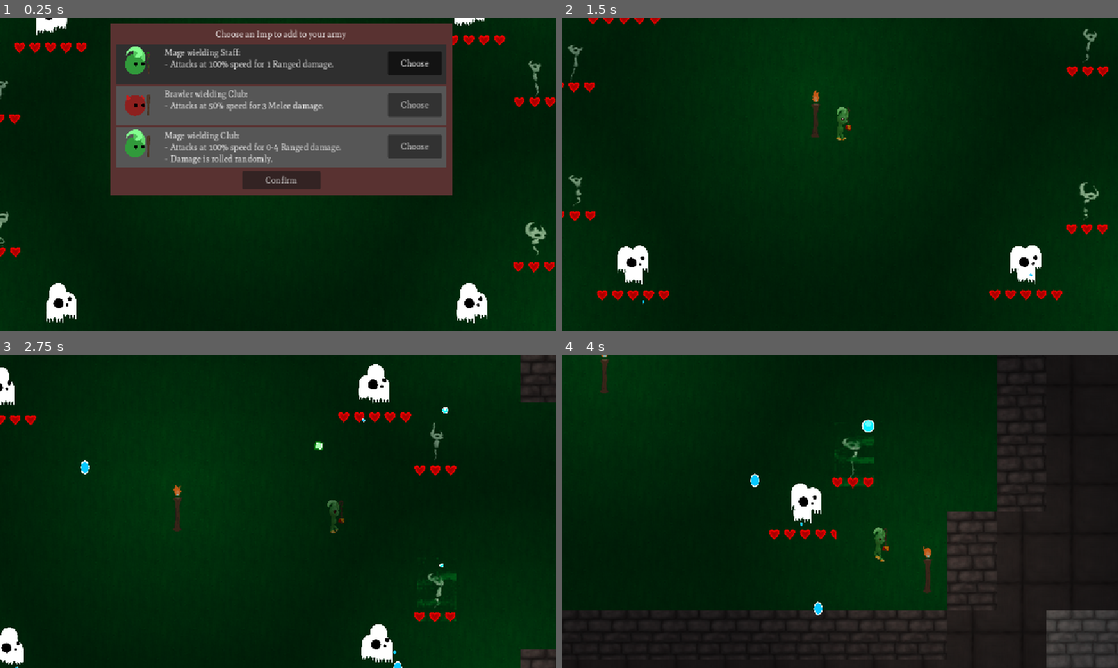
Above: before the commit, frames 1-4 (two rows, left to right).
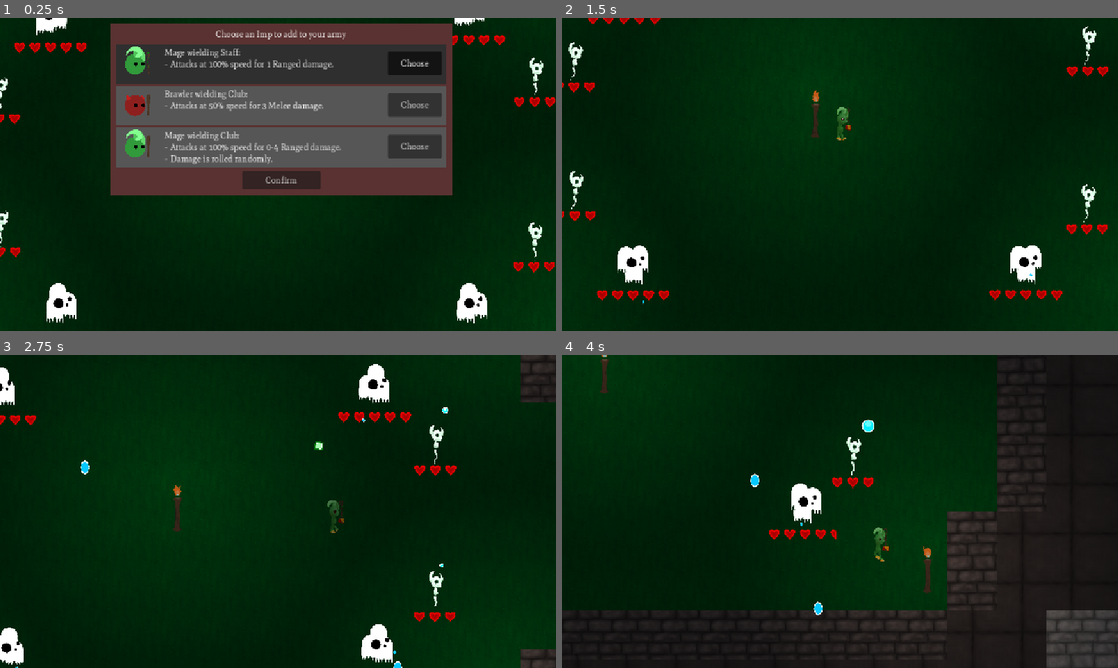
Above: after the commit, the same moments.

Repository: HoneyPony/impish-descent-future
Game: Godot game, scene res://levels/level4.tscn
Same seed, same stepped clock (60 frames per second), same inputs: the game is played once before the commit and once after it. This scene is started directly instead of the project's main scene.
Inputs (mouse positions are in pixels of both pictures, inside the frame that each line leads up to):
- Up to frame 1 (0.25 s): no input
- Up to frame 2 (1.5 s): click "Confirm" at 0.5 s; click "Confirm" at 1.25 s
- Up to frame 3 (2.75 s): move the mouse to (278, 439) at 2.02 s; press the mouse at (278, 439) at 2.03 s; hold D (player_right) from 2.03 s (still down)
- Up to frame 4 (4 s): move the mouse to (728, 527) at 2.77 s; release D (player_right) at 2.78 s; release the mouse at (728, 527) at 2.78 s; hold S (player_down) 2.78-3.53 s; click (728, 527) at 2.85 s; move the mouse to (895, 442) at 3.52 s; press the mouse at (895, 442) at 3.53 s; hold D (player_right) from 3.53 s (still down)

The runs differ from the first frame. In frame 1, 0.4% of the frame differs, in the area x 0-99%, y 12-78%; in frame 2, 0.5%, in the area x 1-97%, y 2-66%; in frame 3, 0.3%; in frame 4, 0.3%.

Commit message:
Fix ghost animation (use only 1 polygon)

Diff:
--- a/enemies/ghost_material.tres
+++ b/enemies/ghost_material.tres
@@ -11,8 +11,6 @@
 uniform float uv_into_noise = 0.3;
 uniform float noise_amount = 0.2;
 
-uniform sampler2D input_tex: hint_screen_texture;
-
 varying vec4 vertex_color;
 
 void vertex() {
@@ -21,16 +19,16 @@
 
 
 void fragment() {
-	vec2 INPUT_UV = SCREEN_UV;
+	vec2 INPUT_UV = UV;
 
 	vec2 uv = INPUT_UV;
 	float uv_wiggle_scale = uv_into_noise + sin(TIME) * 0.05;
-	vec2 n_uv = INPUT_UV * (SCREEN_PIXEL_SIZE * 400.0) * uv_wiggle_scale + vec2(TIME * 0.03, TIME * 0.05);
+	vec2 n_uv = INPUT_UV * uv_wiggle_scale + vec2(TIME * 0.03, TIME * 0.05);
 	n_uv = mod(n_uv, vec2(1.0));
 	vec2 n = textureLod(noise, n_uv, 0.0).xy;
-	uv += (n - 0.5) * noise_amount * (SCREEN_PIXEL_SIZE * 400.0);
+	uv += (n - 0.5) * noise_amount;
 
-	COLOR = texture(input_tex, uv) * vertex_color;
+	COLOR = texture(TEXTURE, uv) * vertex_color;
 
 	//COLOR.rgb = vec3(n.x);
 	//COLOR.a = 1.0;
--- a/enemies/simple_ghost.gd
+++ b/enemies/simple_ghost.gd
@@ -3,6 +3,10 @@
 var fire_timer = 2.3
 
 @export var big = false
+
+# TODO: Make this cleaner. Maybe just move the animation back
+# into the scene?
+@onready var hit_player = get_node_or_null("SimpleGhostAnim/HitAnim")
 
 func _ready():
 	init_ghost_base()
@@ -10,9 +14,9 @@
 	fire_timer = randf_range(0, 2.3)
 
 func on_hit(body):
-	if %AnimationPlayer:
-		%AnimationPlayer.stop()
-		%AnimationPlayer.play("hit")
+	if hit_player:
+		hit_player.stop()
+		hit_player.play("hit")
 
 func handle_simple_projectile(delta):
 	#if current_projectile != null:
--- a/enemies/simple_ghost.tscn
+++ b/enemies/simple_ghost.tscn
@@ -1,70 +1,9 @@
-[gd_scene load_steps=10 format=3 uid="uid://rl585tjhmod7"]
+[gd_scene load_steps=7 format=3 uid="uid://rl585tjhmod7"]
 
 [ext_resource type="Script" uid="uid://ysaxhowl7k7j" path="res://enemies/simple_ghost.gd" id="1_n6c1y"]
 [ext_resource type="PackedScene" uid="uid://btrafneliekux" path="res://enemies/simple_ghost_anim.tscn" id="2_q0ajj"]
 [ext_resource type="Material" uid="uid://bvrrm708icif1" path="res://enemies/ghost_material.tres" id="2_v5knm"]
 [ext_resource type="PackedScene" uid="uid://c28o3vm70ky5b" path="res://health/health.tscn" id="3_kq0l4"]
-
-[sub_resource type="Animation" id="Animation_v5knm"]
-length = 0.001
-tracks/0/type = "value"
-tracks/0/imported = false
-tracks/0/enabled = true
-tracks/0/path = NodePath("Apperance:material:shader_parameter/noise_amount")
-tracks/0/interp = 1
-tracks/0/loop_wrap = true
-tracks/0/keys = {
-"times": PackedFloat32Array(0),
-"transitions": PackedFloat32Array(1),
-"update": 0,
-"values": [0.065]
-}
-tracks/1/type = "value"
-tracks/1/imported = false
-tracks/1/enabled = true
-tracks/1/path = NodePath("Apperance:modulate")
-tracks/1/interp = 1
-tracks/1/loop_wrap = true
-tracks/1/keys = {
-"times": PackedFloat32Array(0),
-"transitions": PackedFloat32Array(1),
-"update": 0,
-"values": [Color(1, 1, 1, 1)]
-}
-
-[sub_resource type="Animation" id="Animation_q0ajj"]
-resource_name = "hit"
-length = 0.2
-tracks/0/type = "value"
-tracks/0/imported = false
-tracks/0/enabled = true
-tracks/0/path = NodePath("Apperance:material:shader_parameter/noise_amount")
-tracks/0/interp = 2
-tracks/0/loop_wrap = true
-tracks/0/keys = {
-"times": PackedFloat32Array(0, 0.2),
-"transitions": PackedFloat32Array(1, 1),
-"update": 0,
-"values": [2.0, 0.065]
-}
-tracks/1/type = "value"
-tracks/1/imported = false
-tracks/1/enabled = true
-tracks/1/path = NodePath("Apperance:modulate")
-tracks/1/interp = 2
-tracks/1/loop_wrap = true
-tracks/1/keys = {
-"times": PackedFloat32Array(0, 0.2),
-"transitions": PackedFloat32Array(1, 1),
-"update": 0,
-"values": [Color(1, 1, 1, 0.105882), Color(1, 1, 1, 1)]
-}
-
-[sub_resource type="AnimationLibrary" id="AnimationLibrary_6as8b"]
-_data = {
-&"RESET": SubResource("Animation_v5knm"),
-&"hit": SubResource("Animation_q0ajj")
-}
 
 [sub_resource type="CapsuleShape2D" id="CapsuleShape2D_m148u"]
 radius = 8.0
@@ -77,19 +16,15 @@
 collision_layer = 4
 script = ExtResource("1_n6c1y")
 
+[node name="SimpleGhostAnim" parent="." instance=ExtResource("2_q0ajj")]
+position = Vector2(0, -41)
+scale = Vector2(0.25, 0.25)
+
 [node name="Apperance" type="CanvasGroup" parent="."]
+modulate = Color(1, 1, 1, 0.105882)
 material = ExtResource("2_v5knm")
 position = Vector2(0, -256)
 scale = Vector2(0.25, 0.25)
-
-[node name="SimpleGhostAnim" parent="Apperance" instance=ExtResource("2_q0ajj")]
-position = Vector2(0, 860)
-
-[node name="AnimationPlayer" type="AnimationPlayer" parent="."]
-unique_name_in_owner = true
-libraries = {
-&"": SubResource("AnimationLibrary_6as8b")
-}
 
 [node name="CollisionShape2D" type="CollisionShape2D" parent="."]
 rotation = -1.57079
--- a/enemies/simple_ghost_anim.tscn
+++ b/enemies/simple_ghost_anim.tscn
@@ -1,6 +1,118 @@
-[gd_scene load_steps=10 format=3 uid="uid://btrafneliekux"]
+[gd_scene load_steps=14 format=3 uid="uid://btrafneliekux"]
 
 [ext_resource type="Texture2D" uid="uid://62502e2wthke" path="res://enemies/ghost-brawler-maybe-1.png" id="1_jgad2"]
+[ext_resource type="Material" uid="uid://bvrrm708icif1" path="res://enemies/ghost_material.tres" id="2_dgvcf"]
+
+[sub_resource type="Animation" id="Animation_dgvcf"]
+length = 0.001
+tracks/0/type = "value"
+tracks/0/imported = false
+tracks/0/enabled = true
+tracks/0/path = NodePath("skeleton/root:position")
+tracks/0/interp = 1
+tracks/0/loop_wrap = true
+tracks/0/keys = {
+"times": PackedFloat32Array(0),
+"transitions": PackedFloat32Array(1),
+"update": 0,
+"values": [Vector2(2, 3)]
+}
+tracks/1/type = "value"
+tracks/1/imported = false
+tracks/1/enabled = true
+tracks/1/path = NodePath("skeleton/root/body:position")
+tracks/1/interp = 1
+tracks/1/loop_wrap = true
+tracks/1/keys = {
+"times": PackedFloat32Array(0),
+"transitions": PackedFloat32Array(1),
+"update": 0,
+"values": [Vector2(2, -38.692)]
+}
+tracks/2/type = "value"
+tracks/2/imported = false
+tracks/2/enabled = true
+tracks/2/path = NodePath("skeleton/root/body/head:rotation")
+tracks/2/interp = 1
+tracks/2/loop_wrap = true
+tracks/2/keys = {
+"times": PackedFloat32Array(0),
+"transitions": PackedFloat32Array(1),
+"update": 0,
+"values": [0.0561749]
+}
+tracks/3/type = "value"
+tracks/3/imported = false
+tracks/3/enabled = true
+tracks/3/path = NodePath("skeleton/root/body/head:position")
+tracks/3/interp = 1
+tracks/3/loop_wrap = true
+tracks/3/keys = {
+"times": PackedFloat32Array(0),
+"transitions": PackedFloat32Array(1),
+"update": 0,
+"values": [Vector2(6, -41)]
+}
+tracks/4/type = "value"
+tracks/4/imported = false
+tracks/4/enabled = true
+tracks/4/path = NodePath("skeleton/root/tail:position")
+tracks/4/interp = 1
+tracks/4/loop_wrap = true
+tracks/4/keys = {
+"times": PackedFloat32Array(0),
+"transitions": PackedFloat32Array(1),
+"update": 0,
+"values": [Vector2(-7, 13.308)]
+}
+tracks/5/type = "value"
+tracks/5/imported = false
+tracks/5/enabled = true
+tracks/5/path = NodePath("skeleton/root/tail:rotation")
+tracks/5/interp = 4
+tracks/5/loop_wrap = true
+tracks/5/keys = {
+"times": PackedFloat32Array(0),
+"transitions": PackedFloat32Array(1),
+"update": 0,
+"values": [0.286422]
+}
+tracks/6/type = "value"
+tracks/6/imported = false
+tracks/6/enabled = true
+tracks/6/path = NodePath("skeleton/root/tail/tail:rotation")
+tracks/6/interp = 4
+tracks/6/loop_wrap = true
+tracks/6/keys = {
+"times": PackedFloat32Array(0),
+"transitions": PackedFloat32Array(1),
+"update": 0,
+"values": [-0.0239823]
+}
+tracks/7/type = "value"
+tracks/7/imported = false
+tracks/7/enabled = true
+tracks/7/path = NodePath("skeleton/root/tail/tail/tail:rotation")
+tracks/7/interp = 4
+tracks/7/loop_wrap = true
+tracks/7/keys = {
+"times": PackedFloat32Array(0),
+"transitions": PackedFloat32Array(1),
+"update": 0,
+"values": [0.0]
+}
+tracks/8/type = "value"
+tracks/8/imported = false
+tracks/8/enabled = true
+tracks/8/path = NodePath("skeleton/root/tail/tail/tail/tail:rotation")
+tracks/8/interp = 4
+tracks/8/loop_wrap = true
+tracks/8/keys = {
+"times": PackedFloat32Array(0),
+"transitions": PackedFloat32Array(1),
+"update": 0,
+"values": [-0.127598]
+}
 
 [sub_resource type="Animation" id="Animation_jgad2"]
 resource_name = "idle"
@@ -65,117 +177,6 @@
 "transitions": PackedFloat32Array(1, 1),
 "update": 0,
 "values": [Vector2(-7, 13.308), Vector2(-7, 6.692)]
-}
-
-[sub_resource type="Animation" id="Animation_dgvcf"]
-length = 0.001
-tracks/0/type = "value"
-tracks/0/imported = false
-tracks/0/enabled = true
-tracks/0/path = NodePath("skeleton/root:position")
-tracks/0/interp = 1
-tracks/0/loop_wrap = true
-tracks/0/keys = {
-"times": PackedFloat32Array(0),
-"transitions": PackedFloat32Array(1),
-"update": 0,
-"values": [Vector2(2, 3)]
-}
-tracks/1/type = "value"
-tracks/1/imported = false
-tracks/1/enabled = true
-tracks/1/path = NodePath("skeleton/root/body:position")
-tracks/1/interp = 1
-tracks/1/loop_wrap = true
-tracks/1/keys = {
-"times": PackedFloat32Array(0),
-"transitions": PackedFloat32Array(1),
-"update": 0,
-"values": [Vector2(2, -38.692)]
-}
-tracks/2/type = "value"
-tracks/2/imported = false
-tracks/2/enabled = true
-tracks/2/path = NodePath("skeleton/root/body/head:rotation")
-tracks/2/interp = 1
-tracks/2/loop_wrap = true
-tracks/2/keys = {
-"times": PackedFloat32Array(0),
-"transitions": PackedFloat32Array(1),
-"update": 0,
-"values": [0.0561749]
-}
-tracks/3/type = "value"
-tracks/3/imported = false
-tracks/3/enabled = true
-tracks/3/path = NodePath("skeleton/root/body/head:position")
-tracks/3/interp = 1
-tracks/3/loop_wrap = true
-tracks/3/keys = {
-"times": PackedFloat32Array(0),
-"transitions": PackedFloat32Array(1),
-"update": 0,
-"values": [Vector2(6, -41)]
-}
-tracks/4/type = "value"
-tracks/4/imported = false
-tracks/4/enabled = true
-tracks/4/path = NodePath("skeleton/root/tail:position")
-tracks/4/interp = 1
-tracks/4/loop_wrap = true
-tracks/4/keys = {
-"times": PackedFloat32Array(0),
-"transitions": PackedFloat32Array(1),
-"update": 0,
-"values": [Vector2(-7, 13.308)]
-}
-tracks/5/type = "value"
-tracks/5/imported = false
-tracks/5/enabled = true
-tracks/5/path = NodePath("skeleton/root/tail:rotation")
-tracks/5/interp = 1
-tracks/5/loop_wrap = true
-tracks/5/keys = {
-"times": PackedFloat32Array(0),
-"transitions": PackedFloat32Array(1),
-"update": 0,
-"values": [0.286422]
-}
-tracks/6/type = "value"
-tracks/6/imported = false
-tracks/6/enabled = true
-tracks/6/path = NodePath("skeleton/root/tail/tail:rotation")
-tracks/6/interp = 1
-tracks/6/loop_wrap = true
-tracks/6/keys = {
-"times": PackedFloat32Array(0),
-"transitions": PackedFloat32Array(1),
-"update": 0,
-"values": [-0.0239823]
-}
-tracks/7/type = "value"
-tracks/7/imported = false
-tracks/7/enabled = true
-tracks/7/path = NodePath("skeleton/root/tail/tail/tail:rotation")
-tracks/7/interp = 1
-tracks/7/loop_wrap = true
-tracks/7/keys = {
-"times": PackedFloat32Array(0),
-"transitions": PackedFloat32Array(1),
-"update": 0,
-"values": [0.0]
-}
-tracks/8/type = "value"
-tracks/8/imported = false
-tracks/8/enabled = true
-tracks/8/path = NodePath("skeleton/root/tail/tail/tail/tail:rotation")
-tracks/8/interp = 1
-tracks/8/loop_wrap = true
-tracks/8/keys = {
-"times": PackedFloat32Array(0),
-"transitions": PackedFloat32Array(1),
-"update": 0,
-"values": [-0.127598]
 }
 
 [sub_resource type="Animation" id="Animation_6mmhn"]
@@ -257,31 +258,77 @@
 nodes/output/position = Vector2(440, 160)
 node_connections = [&"Add2", 0, &"Animation", &"Add2", 1, &"Animation 2", &"output", 0, &"Add2"]
 
+[sub_resource type="Animation" id="Animation_gyvwy"]
+length = 0.001
+tracks/0/type = "value"
+tracks/0/imported = false
+tracks/0/enabled = true
+tracks/0/path = NodePath("polygon:modulate")
+tracks/0/interp = 1
+tracks/0/loop_wrap = true
+tracks/0/keys = {
+"times": PackedFloat32Array(0),
+"transitions": PackedFloat32Array(1),
+"update": 0,
+"values": [Color(1, 1, 1, 1)]
+}
+tracks/1/type = "value"
+tracks/1/imported = false
+tracks/1/enabled = true
+tracks/1/path = NodePath("polygon:material:shader_parameter/noise_amount")
+tracks/1/interp = 1
+tracks/1/loop_wrap = true
+tracks/1/keys = {
+"times": PackedFloat32Array(0),
+"transitions": PackedFloat32Array(1),
+"update": 0,
+"values": [0.065]
+}
+
+[sub_resource type="Animation" id="Animation_j7y26"]
+resource_name = "hit"
+length = 0.2
+tracks/0/type = "value"
+tracks/0/imported = false
+tracks/0/enabled = true
+tracks/0/path = NodePath("polygon:modulate")
+tracks/0/interp = 2
+tracks/0/loop_wrap = true
+tracks/0/keys = {
+"times": PackedFloat32Array(0, 0.2),
+"transitions": PackedFloat32Array(1, 1),
+"update": 0,
+"values": [Color(1, 1, 1, 0.105882), Color(1, 1, 1, 1)]
+}
+tracks/1/type = "value"
+tracks/1/imported = false
+tracks/1/enabled = true
+tracks/1/path = NodePath("polygon:material:shader_parameter/noise_amount")
+tracks/1/interp = 2
+tracks/1/loop_wrap = true
+tracks/1/keys = {
+"times": PackedFloat32Array(0, 0.2),
+"transitions": PackedFloat32Array(1, 1),
+"update": 0,
+"values": [2.0, 0.065]
+}
+
+[sub_resource type="AnimationLibrary" id="AnimationLibrary_7rh5v"]
+_data = {
+&"RESET": SubResource("Animation_gyvwy"),
+&"hit": SubResource("Animation_j7y26")
+}
+
 [node name="SimpleGhostAnim" type="Node2D"]
 
-[node name="head" type="Polygon2D" parent="."]
-position = Vector2(-115.988, -285.522)
+[node name="polygon" type="Polygon2D" parent="."]
+material = ExtResource("2_dgvcf")
+position = Vector2(-116, -286)
 texture = ExtResource("1_jgad2")
 skeleton = NodePath("../skeleton")
-polygon = PackedVector2Array(109.571, 211.157, 163.159, 221.296, 215.299, 182.481, 231.104, 53.3247, 51.2863, 7.52218, 38.9875, 152.139)
-uv = PackedVector2Array(109.571, 211.157, 163.159, 221.296, 215.299, 182.481, 231.104, 53.3247, 51.2863, 7.52218, 38.9875, 152.139)
-bones = ["root", PackedFloat32Array(0, 0, 0, 0, 0, 0), "root/body", PackedFloat32Array(0, 0, 0, 0, 0, 0), "root/body/head", PackedFloat32Array(1, 1, 1, 1, 1, 1), "root/tail", PackedFloat32Array(0, 0, 0, 0, 0, 0), "root/tail/tail", PackedFloat32Array(0, 0, 0, 0, 0, 0), "root/tail/tail/tail", PackedFloat32Array(0, 0, 0, 0, 0, 0), "root/tail/tail/tail/tail", PackedFloat32Array(0, 0, 0, 0, 0, 0)]
-
-[node name="body" type="Polygon2D" parent="."]
-position = Vector2(-115.988, -285.522)
-texture = ExtResource("1_jgad2")
-skeleton = NodePath("../skeleton")
-polygon = PackedVector2Array(92.1418, 242.222, 85.0143, 267.06, 95.3816, 289.738, 144.41, 298.162, 162.553, 272.676, 151.105, 239.414, 149.244, 225.624, 147.949, 216.769, 97.4083, 210.505, 97.1923, 227.568)
-uv = PackedVector2Array(92.1418, 242.222, 85.0143, 267.06, 95.3816, 289.738, 144.41, 298.162, 162.553, 272.676, 151.105, 239.414, 149.244, 225.624, 147.949, 216.769, 97.4083, 210.505, 97.1923, 227.568)
-bones = ["root", PackedFloat32Array(1, 1, 1, 1, 1, 1, 0, 0, 0, 0), "root/body", PackedFloat32Array(1, 0.47, 0, 0, 0.47, 1, 1, 1, 1, 1), "root/body/head", PackedFloat32Array(0, 0, 0, 0, 0, 0, 0, 0, 0, 0), "root/tail", PackedFloat32Array(0, 0, 0, 0, 0, 0, 0, 0, 0, 0), "root/tail/tail", PackedFloat32Array(0, 0, 0, 0, 0, 0, 0, 0, 0, 0), "root/tail/tail/tail", PackedFloat32Array(0, 0, 0, 0, 0, 0, 0, 0, 0, 0), "root/tail/tail/tail/tail", PackedFloat32Array(0, 0, 0, 0, 0, 0, 0, 0, 0, 0)]
-
-[node name="tail" type="Polygon2D" parent="."]
-position = Vector2(-115.988, -285.522)
-texture = ExtResource("1_jgad2")
-skeleton = NodePath("../skeleton")
-polygon = PackedVector2Array(117.309, 295.104, 98.7833, 292.321, 103.398, 330.337, 118.129, 363.167, 117.047, 381.858, 101.895, 407.111, 117.212, 461.242, 130.987, 461.242, 124.482, 420.684, 151.649, 390.456, 153.945, 362.141, 137.088, 324.513, 137.721, 291.309)
-uv = PackedVector2Array(117.309, 295.104, 98.7833, 292.321, 103.398, 330.337, 118.129, 363.167, 117.047, 381.858, 101.895, 407.111, 117.212, 461.242, 130.987, 461.242, 124.482, 420.684, 151.649, 390.456, 153.945, 362.141, 137.088, 324.513, 137.721, 291.309)
-bones = ["root", PackedFloat32Array(0, 0, 0, 0, 0, 0, 0, 0, 0, 0, 0, 0, 0), "root/body", PackedFloat32Array(0, 0, 0, 0, 0, 0, 0, 0, 0, 0, 0, 0, 0), "root/body/head", PackedFloat32Array(0, 0, 0, 0, 0, 0, 0, 0, 0, 0, 0, 0, 0), "root/tail", PackedFloat32Array(1, 1, 1, 0, 0, 0, 0, 0, 0, 0, 0, 1, 1), "root/tail/tail", PackedFloat32Array(0, 0, 1, 1, 0.37, 0, 0, 0, 0, 0.37, 1, 1, 0), "root/tail/tail/tail", PackedFloat32Array(0, 0, 0, 0.37, 1, 1, 0, 0, 1, 1, 0.37, 0, 0), "root/tail/tail/tail/tail", PackedFloat32Array(0, 0, 0, 0, 0, 1, 1, 1, 1, 0, 0, 0, 0)]
+polygon = PackedVector2Array(91.2788, 289.553, 85.8492, 324.516, 101.736, 354.114, 116.535, 374.136, 98.5588, 399.781, 93.8188, 431.381, 106.985, 480.097, 146.222, 474.041, 136.478, 430.328, 151.488, 410.841, 164.128, 376.871, 151.225, 342.638, 144.115, 317.885, 154.912, 289.445, 164.275, 262.12, 160.516, 240.555, 161.703, 222.749, 200.611, 204.378, 230.96, 147.392, 228.809, 24.4338, 31.2126, 13.1641, 27.4561, 152.157, 87.2344, 211.588, 83.4175, 237.034, 81.297, 264.176)
+uv = PackedVector2Array(91.2788, 289.553, 85.8492, 324.516, 101.736, 354.114, 116.535, 374.136, 98.5588, 399.781, 93.8188, 431.381, 106.985, 480.097, 146.222, 474.041, 136.478, 430.328, 151.488, 410.841, 164.128, 376.871, 151.225, 342.638, 144.115, 317.885, 154.912, 289.445, 164.275, 262.12, 160.516, 240.555, 161.703, 222.749, 200.611, 204.378, 230.96, 147.392, 228.809, 24.4338, 31.2126, 13.1641, 27.4561, 152.157, 87.2344, 211.588, 83.4175, 237.034, 81.297, 264.176)
+bones = ["root", PackedFloat32Array(1, 0, 0, 0, 0, 0, 0, 0, 0, 0, 0, 0, 1, 1, 1, 0, 0, 0, 0, 0, 0, 0, 0, 1, 1), "root/body", PackedFloat32Array(0, 0, 0, 0, 0, 0, 0, 0, 0, 0, 0, 0, 0, 0, 1, 1, 1, 0, 0, 0, 0, 0, 1, 1, 0), "root/body/head", PackedFloat32Array(0, 0, 0, 0, 0, 0, 0, 0, 0, 0, 0, 0, 0, 0, 0, 0, 1, 1, 1, 1, 1, 1, 1, 0, 0), "root/tail", PackedFloat32Array(1, 1, 1, 0, 0, 0, 0, 0, 0, 0, 0, 1, 1, 1, 0, 0, 0, 0, 0, 0, 0, 0, 0, 0, 0), "root/tail/tail", PackedFloat32Array(0, 0, 1, 1, 0, 0, 0, 0, 0, 0, 1, 1, 0, 0, 0, 0, 0, 0, 0, 0, 0, 0, 0, 0, 0), "root/tail/tail/tail", PackedFloat32Array(0, 0, 0, 1, 1, 0, 0, 0, 0, 1, 1, 0, 0, 0, 0, 0, 0, 0, 0, 0, 0, 0, 0, 0, 0), "root/tail/tail/tail/tail", PackedFloat32Array(0, 0, 0, 0, 0, 1, 1, 1, 1, 0, 0, 0, 0, 0, 0, 0, 0, 0, 0, 0, 0, 0, 0, 0, 0)]
 
 [node name="skeleton" type="Skeleton2D" parent="."]
 position = Vector2(3, 0)
@@ -311,16 +358,19 @@
 
 [node name="tail" type="Bone2D" parent="skeleton/root/tail"]
 position = Vector2(7, 36)
-rotation = -0.0239823
+rotation = 6.2592
+scale = Vector2(0.999999, 0.999999)
 rest = Transform2D(1, 0, 0, 1, 7, 36)
 
 [node name="tail" type="Bone2D" parent="skeleton/root/tail/tail"]
 position = Vector2(15, 36)
+scale = Vector2(1, 1)
 rest = Transform2D(1, 0, 0, 1, 15, 36)
 
 [node name="tail" type="Bone2D" parent="skeleton/root/tail/tail/tail"]
 position = Vector2(-20, 43)
-rotation = -0.127598
+rotation = 6.15559
+scale = Vector2(1, 1)
 rest = Transform2D(1, 0, 0, 1, -20, 43)
 auto_calculate_length_and_angle = false
 length = 34.488
@@ -335,3 +385,10 @@
 tree_root = SubResource("AnimationNodeBlendTree_gyvwy")
 anim_player = NodePath("../AnimationPlayer")
 parameters/Add2/add_amount = 1.0
+
+[node name="HitAnim" type="AnimationPlayer" parent="."]
+unique_name_in_owner = true
+libraries = {
+&"": SubResource("AnimationLibrary_7rh5v")
+}
+autoplay = "RESET"
